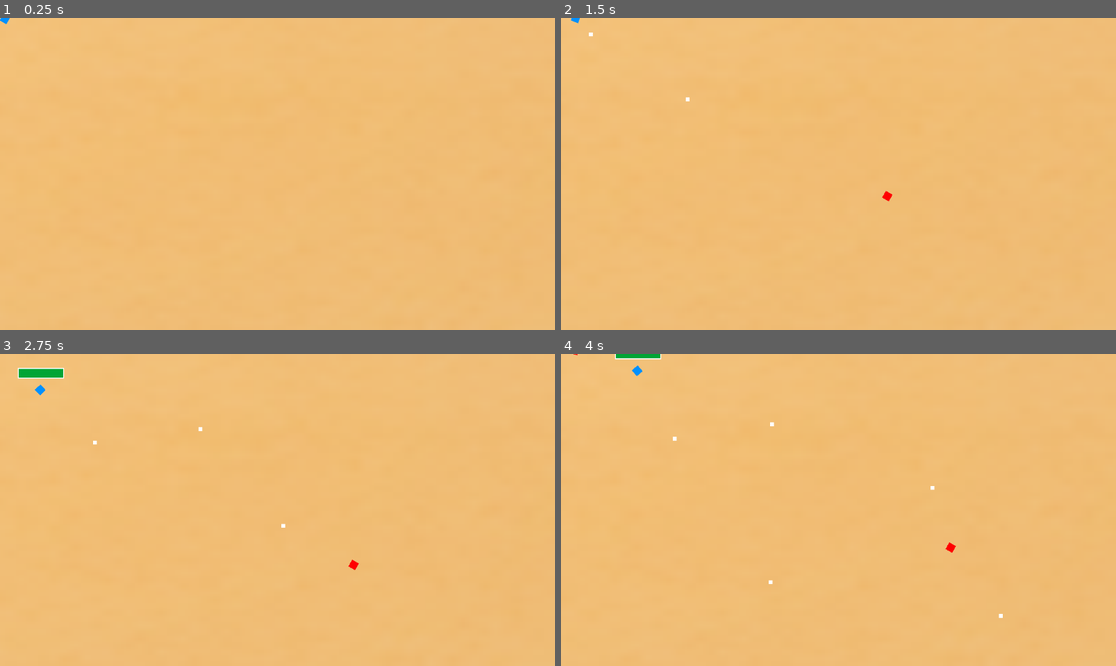
Above: before the commit, frames 1-4 (two rows, left to right).
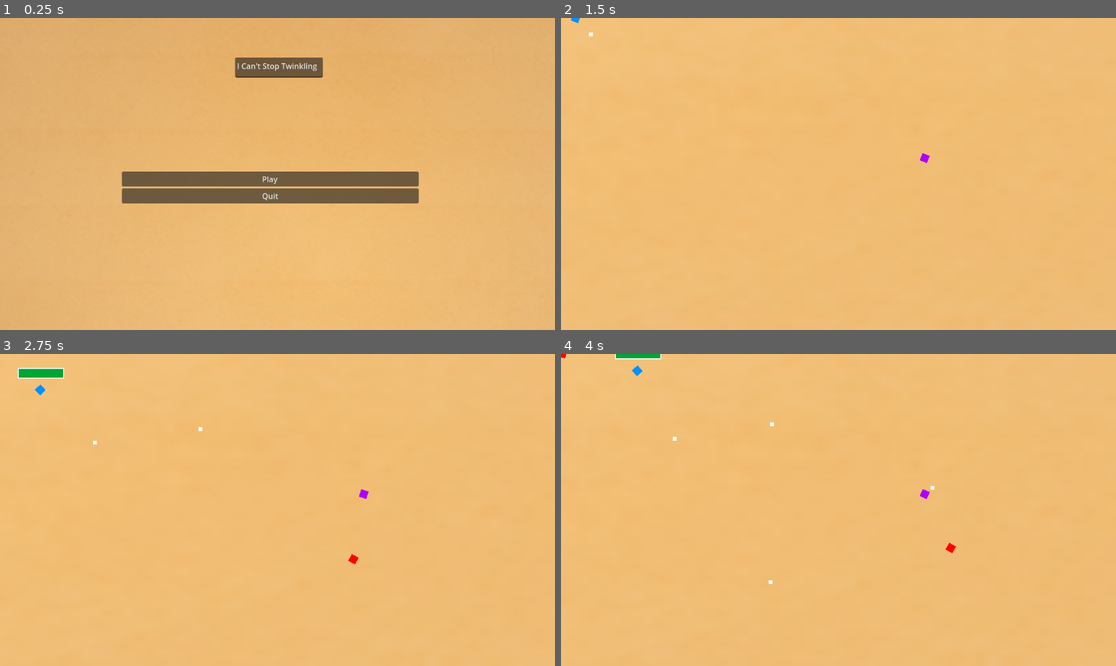
Above: after the commit, the same moments.

Repository: DemonKingSwarn/i-cant-stop-twinkling
Game: Godot game, scene res://Scenes/menu.tscn
Two runs of this game, one before a commit and one after it. Both use one fixed random seed, a clock stepped at 60 frames per second and the inputs below. Before the commit the project starts from res://Scenes/world.tscn.
Inputs (mouse positions are in pixels of both pictures, inside the frame that each line leads up to):
- Up to frame 1 (0.25 s): no input
- Up to frame 2 (1.5 s): click (832, 180) at 0.5 s, where only the run after the commit has a clickable "Play"; tap Enter at 1.25 s; move the mouse to (960, 158) at 1.27 s; hold D (right) from 1.28 s (still down); click (960, 158) at 1.35 s
- Up to frame 3 (2.75 s): move the mouse to (166, 525) at 2.02 s; release D (right) at 2.03 s; hold S (down) from 2.03 s (still down); click (166, 525) at 2.1 s
- Up to frame 4 (4 s): move the mouse to (894, 441) at 2.77 s; release S (down) at 2.78 s; hold D (right) 2.78-3.53 s; click (894, 441) at 2.85 s; move the mouse to (810, 572) at 3.52 s; hold W (up) from 3.53 s (still down); click (810, 572) at 3.6 s

The runs differ from the first frame. In frame 1, 6.3% of the frame differs, in the area x 0-76%, y 0-60%; in frame 2, less than 0.1%; in frame 3, 0.1%; in frame 4, less than 0.1%.

Commit message:
main menu and enemy destroying added

Diff:
--- a/Scenes/bullet.tscn
+++ b/Scenes/bullet.tscn
@@ -23,7 +23,7 @@
 position = Vector2(-4, 4)
 shape = SubResource("RectangleShape2D_kpqnm")
 
-[node name="bulletArea" type="Area2D" parent="."]
+[node name="bulletArea" type="Area2D" parent="." groups=["damager"]]
 script = ExtResource("3_u1b86")
 
 [node name="CollisionShape2D" type="CollisionShape2D" parent="bulletArea"]
--- a/Scenes/enemy.tscn
+++ b/Scenes/enemy.tscn
@@ -10,18 +10,18 @@
 
 [node name="EnemyNode" type="Node2D" groups=["Enemy"]]
 
-[node name="CharacterBody2D" type="CharacterBody2D" parent="." groups=["Enemy"]]
+[node name="Enemy" type="CharacterBody2D" parent="." groups=["Enemy"]]
 script = ExtResource("1_rafat")
 
-[node name="CollisionShape2D" type="CollisionShape2D" parent="CharacterBody2D"]
+[node name="CollisionShape2D" type="CollisionShape2D" parent="Enemy"]
 shape = SubResource("RectangleShape2D_anvyg")
 
-[node name="Sprite2D" type="Sprite2D" parent="CharacterBody2D"]
+[node name="Sprite2D" type="Sprite2D" parent="Enemy"]
 texture = ExtResource("2_jetwj")
 
-[node name="Area2D" type="Area2D" parent="CharacterBody2D"]
+[node name="Area2D" type="Area2D" parent="Enemy"]
 
-[node name="CollisionShape2D" type="CollisionShape2D" parent="CharacterBody2D/Area2D"]
+[node name="CollisionShape2D" type="CollisionShape2D" parent="Enemy/Area2D"]
 shape = SubResource("RectangleShape2D_8xegg")
 
-[connection signal="area_entered" from="CharacterBody2D/Area2D" to="CharacterBody2D" method="_on_area_2d_area_entered"]
+[connection signal="body_entered" from="Enemy/Area2D" to="Enemy" method="_on_area_2d_body_entered"]
--- /dev/null
+++ b/Scenes/hurter.tscn
@@ -0,0 +1,30 @@
+[gd_scene load_steps=5 format=3 uid="uid://dit65bw30o2xb"]
+
+[ext_resource type="Texture2D" uid="uid://cs6ppk3o16hbx" path="res://hurter.png" id="1_blhf2"]
+[ext_resource type="Script" path="res://Scripts/Hurter.gd" id="2_2wig7"]
+
+[sub_resource type="RectangleShape2D" id="RectangleShape2D_jbxbh"]
+
+[sub_resource type="RectangleShape2D" id="RectangleShape2D_fgax2"]
+size = Vector2(16, 16)
+
+[node name="Node2D" type="Node2D"]
+
+[node name="CharacterBody2D" type="CharacterBody2D" parent="."]
+script = ExtResource("2_2wig7")
+
+[node name="Hurter" type="Sprite2D" parent="CharacterBody2D"]
+texture = ExtResource("1_blhf2")
+
+[node name="Area2D" type="Area2D" parent="CharacterBody2D/Hurter"]
+
+[node name="CollisionShape2D" type="CollisionShape2D" parent="CharacterBody2D/Hurter/Area2D"]
+shape = SubResource("RectangleShape2D_jbxbh")
+
+[node name="CollisionShape2D" type="CollisionShape2D" parent="CharacterBody2D"]
+shape = SubResource("RectangleShape2D_fgax2")
+
+[node name="hurterNode" type="Node2D" parent="CharacterBody2D"]
+
+[node name="Marker2D" type="Marker2D" parent="CharacterBody2D/hurterNode"]
+position = Vector2(13, -4)
--- /dev/null
+++ b/Scenes/menu.tscn
@@ -0,0 +1,55 @@
+[gd_scene load_steps=3 format=3 uid="uid://4npiapmq2xgb"]
+
+[ext_resource type="Script" path="res://Scripts/Menu.gd" id="1_al0ph"]
+[ext_resource type="Texture2D" uid="uid://cq3llg78n0abr" path="res://Background.png" id="2_4s7us"]
+
+[node name="Menu" type="Control"]
+layout_mode = 3
+anchors_preset = 15
+anchor_right = 1.0
+anchor_bottom = 1.0
+grow_horizontal = 2
+grow_vertical = 2
+script = ExtResource("1_al0ph")
+
+[node name="Background" type="Sprite2D" parent="."]
+position = Vector2(94, 182)
+scale = Vector2(3.40417, 3.1287)
+texture = ExtResource("2_4s7us")
+
+[node name="MarginContainer" type="MarginContainer" parent="."]
+layout_mode = 1
+anchors_preset = -1
+anchor_left = 0.047
+anchor_top = -0.009
+anchor_right = 0.047
+anchor_bottom = -0.009
+offset_left = -377.144
+offset_top = 0.832
+offset_right = 238.856
+offset_bottom = 71.832
+
+[node name="VBoxContainer" type="VBoxContainer" parent="MarginContainer"]
+layout_mode = 2
+
+[node name="Play" type="Button" parent="MarginContainer/VBoxContainer"]
+layout_mode = 2
+text = "Play"
+
+[node name="Exit" type="Button" parent="MarginContainer/VBoxContainer"]
+layout_mode = 2
+text = "Quit
+"
+
+[node name="Camera2D" type="Camera2D" parent="."]
+
+[node name="TextEdit" type="TextEdit" parent="."]
+layout_mode = 0
+offset_left = -88.0
+offset_top = -242.0
+offset_right = 94.0
+offset_bottom = -200.0
+text = "I Can't Stop Twinkling"
+
+[connection signal="pressed" from="MarginContainer/VBoxContainer/Play" to="." method="_on_play_pressed"]
+[connection signal="pressed" from="MarginContainer/VBoxContainer/Exit" to="." method="_on_exit_pressed"]
--- a/Scenes/world.tscn
+++ b/Scenes/world.tscn
@@ -6,6 +6,7 @@
 [ext_resource type="Script" path="res://Scripts/Marker2D.gd" id="2_lsgbw"]
 [ext_resource type="Texture2D" uid="uid://b54kgvtujy5dq" path="res://player.png" id="3_4u0ny"]
 [ext_resource type="PackedScene" uid="uid://xr8se3k4mrwx" path="res://Scenes/healthbar.tscn" id="5_ci2nq"]
+[ext_resource type="PackedScene" uid="uid://dit65bw30o2xb" path="res://Scenes/hurter.tscn" id="7_li7xo"]
 
 [sub_resource type="RectangleShape2D" id="RectangleShape2D_2vshc"]
 size = Vector2(16, 16)
@@ -61,4 +62,7 @@
 [node name="EnemySpawnTimer" type="Timer" parent="."]
 autostart = true
 
+[node name="Node2D" parent="." instance=ExtResource("7_li7xo")]
+position = Vector2(754, 293)
+
 [connection signal="timeout" from="EnemySpawnTimer" to="." method="_on_enemy_spawn_timer_timeout"]
--- a/Scripts/Enemy.gd
+++ b/Scripts/Enemy.gd
@@ -22,8 +22,9 @@
 
 func apply_damage(damageCount) -> void:
 	player.damage(damageCount)
+	player.hitpoints += 1
 
-func personal_damage(damage) -> void:
+func personal_damage(damage):
 	hitpoints -= damage
 	if hitpoints <= 0:
 		queue_free()
--- /dev/null
+++ b/Scripts/Hurter.gd
@@ -0,0 +1,22 @@
+extends CharacterBody2D
+
+class_name Hurt
+
+const bullet = preload("res://Scenes/bullet.tscn")
+
+
+@export var bulletSpeed : int = 1000
+@export var fireRate : float = 0.2
+
+var canFire = true
+var playerPosition
+
+@onready var player = get_parent().get_parent().get_node("Player")
+
+
+# Called every frame. 'delta' is the elapsed time since the previous frame.
+func _process(delta):
+	playerPosition = player.global_position
+	look_at(playerPosition)
+
+	$hurterNode.look_at(playerPosition)
--- /dev/null
+++ b/Scripts/Menu.gd
@@ -0,0 +1,8 @@
+extends Control
+
+func _on_play_pressed():
+	get_tree().change_scene_to_file("res://Scenes/world.tscn")
+
+
+func _on_exit_pressed():
+	get_tree().quit()
--- a/Scripts/bulletArea.gd
+++ b/Scripts/bulletArea.gd
@@ -1,6 +1,7 @@
 extends Area2D
 
-var damageCount : float = 2
+var pDamageCount : float = 2
+var eDamageCount : float = 10
 
 func _ready():
 	body_entered.connect(on_body_entered)
@@ -9,8 +10,9 @@
 	#print(body.name)
 	if body is Enemy:
 		var enemy : Enemy = body as Enemy
-		enemy.apply_damage(damageCount)
+		enemy.apply_damage(pDamageCount)
+		enemy.personal_damage(eDamageCount)
 
-	if body is Player:
-		var player : Enemy = body as Enemy
-		player.personal_damage(damageCount)
+	if body is Hurt:
+		#var meow : Hurt = body as Hurt
+		print("HAHA U CANT KILL ENEMIES")
--- a/project.godot
+++ b/project.godot
@@ -11,7 +11,7 @@
 [application]
 
 config/name="IdhankGameJam"
-run/main_scene="res://Scenes/world.tscn"
+run/main_scene="res://Scenes/menu.tscn"
 config/features=PackedStringArray("4.0", "Forward Plus")
 boot_splash/show_image=false
 boot_splash/fullsize=false
Not shown: 1 places in Scenes/world.tscn that only renumber resources
Binary file added: hurter.png
Not shown, added: hurter.png.import
